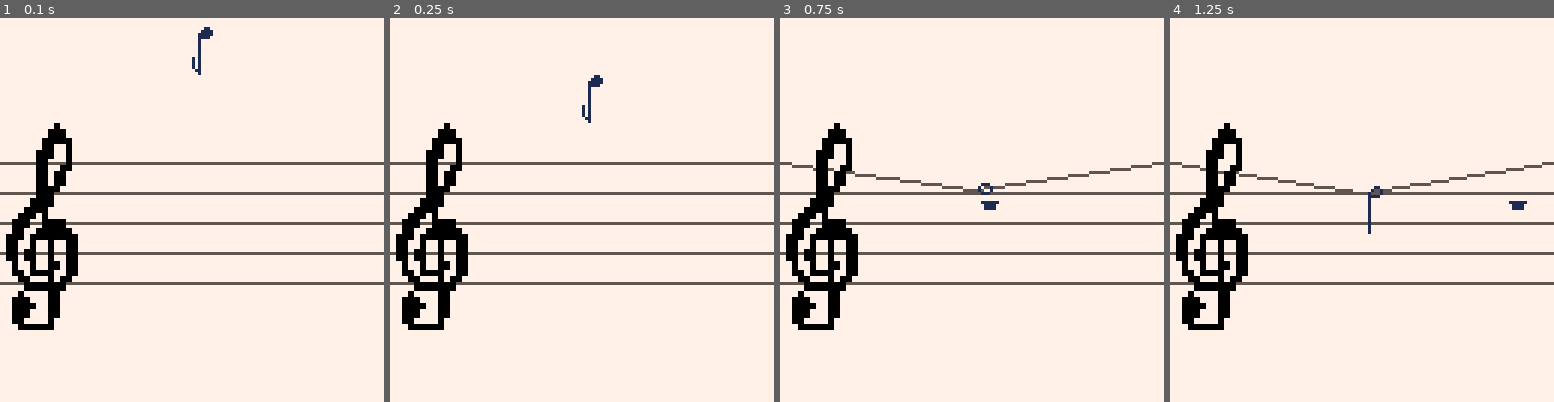
Above: before the commit, frames 1-4 (left to right).
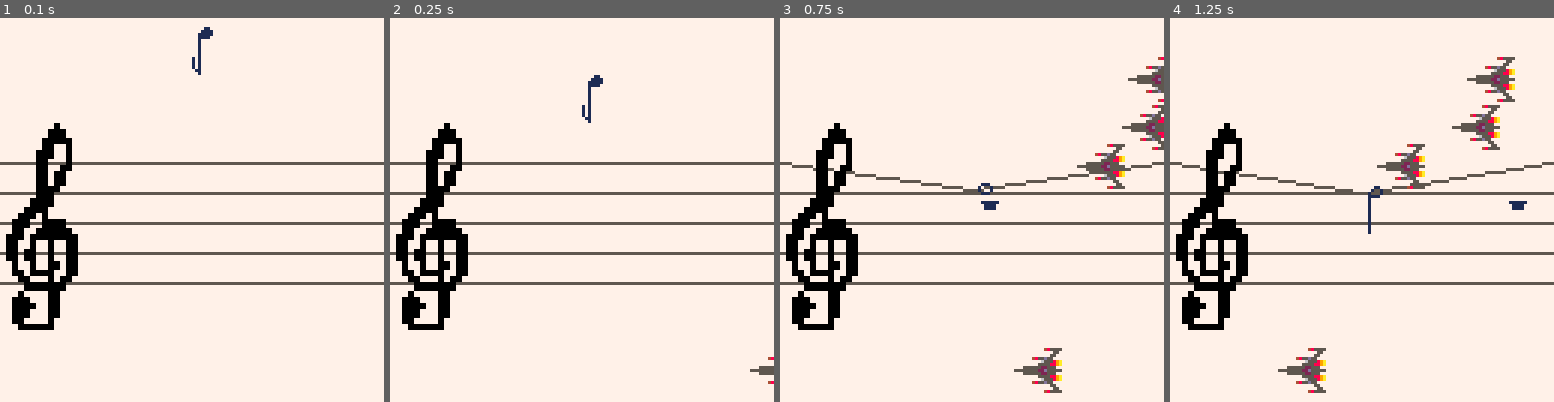
Above: after the commit, the same moments.

Repository: hypp/ld41
Game: PICO-8 cartridge carts/ld41.p8
Two runs of this game, one before a commit and one after it. Both use one fixed random seed, a clock stepped at 60 frames per second and the inputs below.
Inputs:
- Up to frame 1 (0.1 s): no input
- Up to frame 2 (0.25 s): no input
- Up to frame 3 (0.75 s): tap X (X key) at 0.33 s; tap O (Z key) at 0.7 s
- Up to frame 4 (1.25 s): tap X (X key) at 1.07 s

Frame 1 is identical in both runs. In frame 2, 0.1% of the frame differs, in the area x 93-100%, y 88-96%; in frame 3, 2.1%; in frame 4, 2.5%, in the area x 28-90%, y 10-98%.

Commit message:
added enemies

Diff:
--- a/carts/ld41.p8
+++ b/carts/ld41.p8
@@ -56,6 +56,14 @@
  player.line = 0
 end
 
+function spawn_enemy()
+ enemy = {}
+ enemy.x = 140
+ enemy.y = rnd(128-16)
+ enemy.vel_x = -(rnd(2)+1)
+ enemy.vel_y = 0.0
+ add(enemies,enemy)
+end
 
 function _update()
  -- handle all inputs
@@ -176,6 +184,18 @@
     end
  end
 
+ -- move all enemies
+ for enemy in all(enemies) do
+    enemy.x += enemy.vel_x
+    enemy.y += enemy.vel_y
+    if enemy.x < 0-16 or enemy.x > 128+16 or enemy.y < 0-16 or enemy.y > 128.16 then
+      del(enemies, enemy)
+    end
+ end
+
+ if #enemies < 4 then
+  spawn_enemy()
+ end
 end
 
 function _draw()
@@ -194,6 +214,11 @@
  -- draw all bullets
  for bullet in all(bullets) do
   spr(bullet.sprite, bullet.x, bullet.y, 1, 1)
+ end
+
+ -- draw all enemies
+ for enemy in all(enemies) do
+  spr(4, enemy.x, enemy.y, 2, 2)
  end
 
  -- draw player
@@ -206,22 +231,22 @@
 
 end
 __gfx__
-77777777777771777777717777777177779999770000000000000000000000000000000000000000000000000000000000000000000000000000000000000000
-77777777777771777777717777777117790000970000000000000000000000000000000000000000000000000000000000000000000000000000000000000000
-77777777777771777777717777777171900000090000000000000000000000000000000000000000000000000000000000000000000000000000000000000000
-77777777777771777777717777777171908008090000000000000000000000000000000000000000000000000000000000000000000000000000000000000000
-77777777777771777777717777777171900000090000000000000000000000000000000000000000000000000000000000000000000000000000000000000000
-77777777777771777777717777777171908888090000000000000000000000000000000000000000000000000000000000000000000000000000000000000000
-77777777777771777777717777777177900000090000000000000000000000000000000000000000000000000000000000000000000000000000000000000000
-77777777777771777777717777777177799999970000000000000000000000000000000000000000000000000000000000000000000000000000000000000000
-77777777777771777777717777777177799779970000000000000000000000000000000000000000000000000000000000000000000000000000000000000000
-77777777777771777777717777777177799779970000000000000000000000000000000000000000000000000000000000000000000000000000000000000000
-77777777777771777777717777777177799779970000000000000000000000000000000000000000000000000000000000000000000000000000000000000000
-77777777777771777777717777777177799779970000000000000000000000000000000000000000000000000000000000000000000000000000000000000000
-77111777771111777711117777111177799779970000000000000000000000000000000000000000000000000000000000000000000000000000000000000000
-71777177717771777111117771111177799779970000000000000000000000000000000000000000000000000000000000000000000000000000000000000000
-71777177717717777111177771111777744474440000000000000000000000000000000000000000000000000000000000000000000000000000000000000000
-77111777771177777711777777117777744474440000000000000000000000000000000000000000000000000000000000000000000000000000000000000000
+77777777777771777777717777777177777777777748555500000000000000000000000000000000000000000000000000000000000000000000000000000000
+77777777777771777777717777777117777777777777755700000000000000000000000000000000000000000000000000000000000000000000000000000000
+77777777777771777777717777777171777777777777557700000000000000000000000000000000000000000000000000000000000000000000000000000000
+777777777777717777777177777771717777774855d5577700000000000000000000000000000000000000000000000000000000000000000000000000000000
+77777777777771777777717777777171777777777655589a00000000000000000000000000000000000000000000000000000000000000000000000000000000
+77777777777771777777717777777171777777775555889a00000000000000000000000000000000000000000000000000000000000000000000000000000000
+77777777777771777777717777777177777555555225557700000000000000000000000000000000000000000000000000000000000000000000000000000000
+777777777777717777777177777771775555555522d5555500000000000000000000000000000000000000000000000000000000000000000000000000000000
+77777777777771777777717777777177777555555225557700000000000000000000000000000000000000000000000000000000000000000000000000000000
+77777777777771777777717777777177777777775555889a00000000000000000000000000000000000000000000000000000000000000000000000000000000
+77777777777771777777717777777177777777777655589a00000000000000000000000000000000000000000000000000000000000000000000000000000000
+777777777777717777777177777771777777774855d5577700000000000000000000000000000000000000000000000000000000000000000000000000000000
+77111777771111777711117777111177777777777777557700000000000000000000000000000000000000000000000000000000000000000000000000000000
+71777177717771777111117771111177777777777777755700000000000000000000000000000000000000000000000000000000000000000000000000000000
+71777177717717777111177771111777777777777748555500000000000000000000000000000000000000000000000000000000000000000000000000000000
+77111777771177777711777777117777777777777777777700000000000000000000000000000000000000000000000000000000000000000000000000000000
 11111177711117777717777771177777000000000000000000000000000000000000000000000000000000000000000000000000000000000000000000000000
 71111777711117777117777711171177000000000000000000000000000000000000000000000000000000000000000000000000000000000000000000000000
 71111777111111771177777711771777000000000000000000000000000000000000000000000000000000000000000000000000000000000000000000000000
